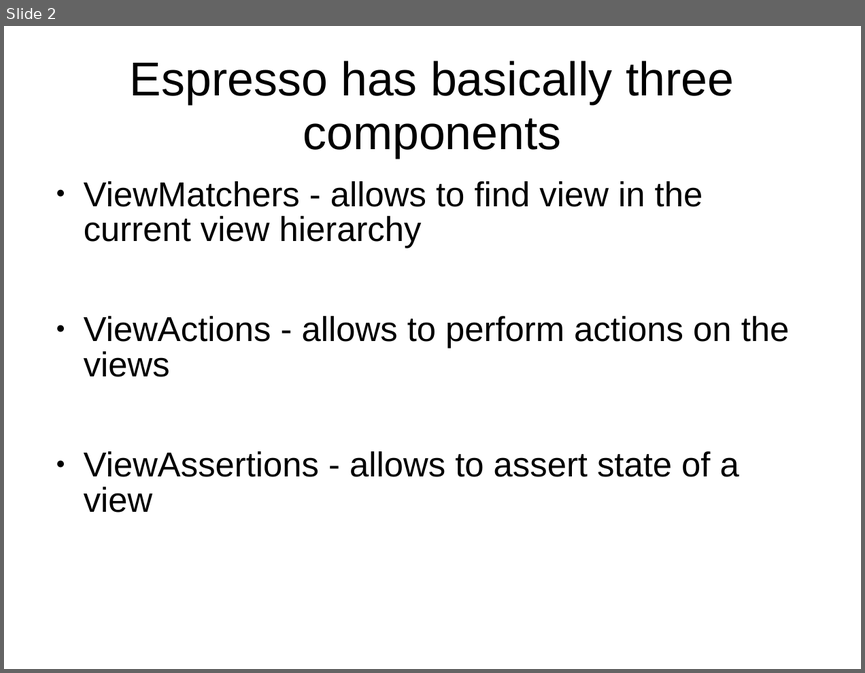
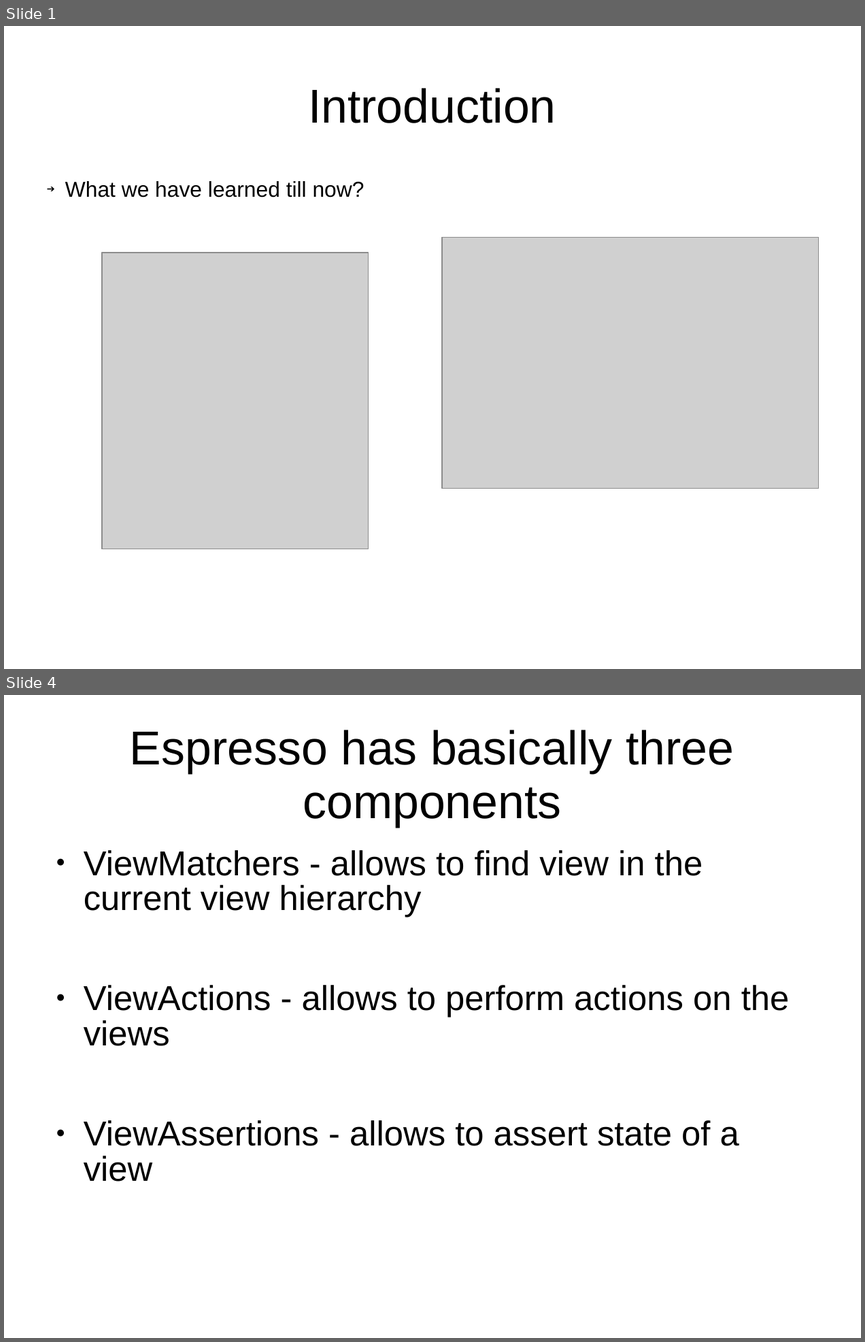
Before and after one commit to prasannakumark/DemoUnitTestCases, a slide deck: DemoUnitTest/Espresso1.ppt. Shown one above the other, each under a label of ours: slide 2 before the commit, slides 1 and 4 after it; the slides between them are not shown. The pictures are 865x673 and 865x1342 pixels, drawn with LibreOffice and Linux fonts; fonts in the diff are those of the drawing; grey boxes stand for pictures. Boxes give left, top, right and bottom in pixels: in the first picture for what was removed or moved away, otherwise in the second. Text is boxed around its words. In the diff, an @@ line names an element or a change of style, - is before the commit and + after.

```diff
--- a/DemoUnitTest/Espresso1.ppt
+++ b/DemoUnitTest/Espresso1.ppt
@@ slide 1 added at (4, 26, 861, 669), background #FFFFFF @@
@@ title added at (308, 88, 556, 123), 44 pt, text #000000 @@
+Introduction
@@ text added at (65, 181, 364, 197), 20 pt, text #000000 @@
+➔ What we have learned till now?
@@ picture added at (443, 237, 819, 488) @@
@@ picture added at (102, 252, 368, 548) @@
@@ what was slide 2 is now slide 4 @@
```
Also in this commit, not shown: 1 slide changed, 1 other slide added.
